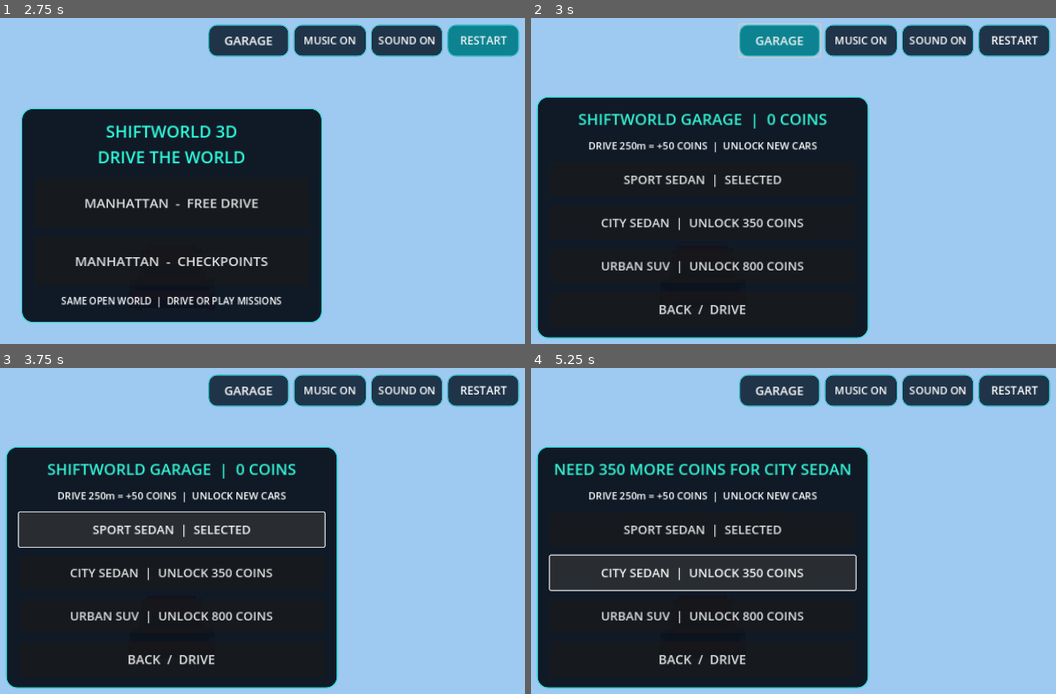
Above: before the commit, frames 1-4 (two rows, left to right).
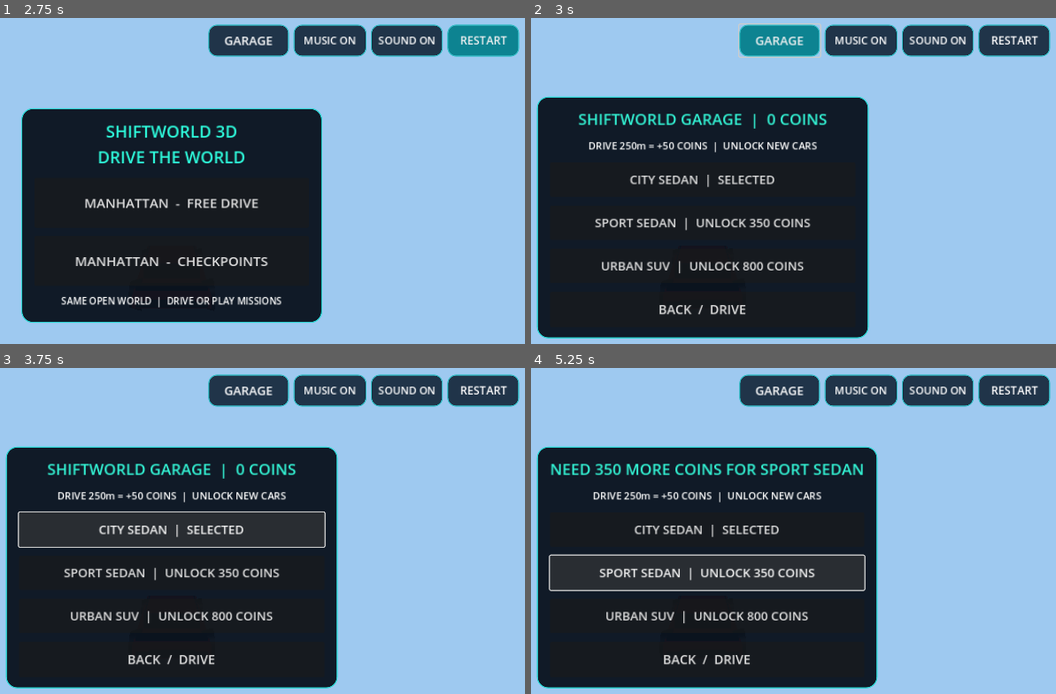
Above: after the commit, the same moments.

Repository: Mehedi13Wp/shiftworld-3d-
Game: Godot game, scene res://scenes/main.tscn
The game is run twice, just before and just after one commit, with the same random seed, the same clock (stepped at 60 frames per second) and the same inputs.
Inputs (mouse positions are in pixels of both pictures, inside the frame that each line leads up to):
- Up to frame 1 (2.75 s): click "RESTART" at 0.5 s; click "RESTART" at 1.25 s; click "RESTART" at 2 s
- Up to frame 2 (3 s): click "GARAGE" at 2.75 s
- Up to frame 3 (3.75 s): click (173, 531) at 3.5 s, where only the run before the commit has a clickable "SPORT SEDAN | SELECTED"
- Up to frame 4 (5.25 s): click (704, 531) at 4.25 s, where only the run after the commit has a clickable "CITY SEDAN | SELECTED"; click (704, 573) at 5 s, where only the run before the commit has a clickable "CITY SEDAN | UNLOCK 350 COINS"

Frame 1 is identical in both runs. In frame 2, 1.2% of the frame differs, in the area x 12-54%, y 48-66%; in frame 3, 1.2%; in frame 4, 6.6%, in the area x 3-67%, y 23-99%.

Commit message:
Set visibly different city sedan as default vehicle and make sport sedan an unlock

Diff:
--- a/scripts/game.gd
+++ b/scripts/game.gd
@@ -66,11 +66,11 @@
 var city_spawn := Vector3.ZERO
 var car_paint := Color(0.82, 0.025, 0.035)
 const CAR_MODELS := [
+	"res://assets/vehicles/sedan_city.glb",
 	"res://assets/vehicles/sedan_sports.glb",
-	"res://assets/vehicles/sedan_city.glb",
 	"res://assets/vehicles/suv_city.glb"
 ]
-const CAR_NAMES := ["SPORT SEDAN", "CITY SEDAN", "URBAN SUV"]
+const CAR_NAMES := ["CITY SEDAN", "SPORT SEDAN", "URBAN SUV"]
 const CAR_PRICES := [0, 350, 800]
 const TREE_MODEL_PATH := "res://assets/nature/tree_detailed.glb"
 const OAK_MODEL_PATH := "res://assets/nature/tree_oak.glb"
